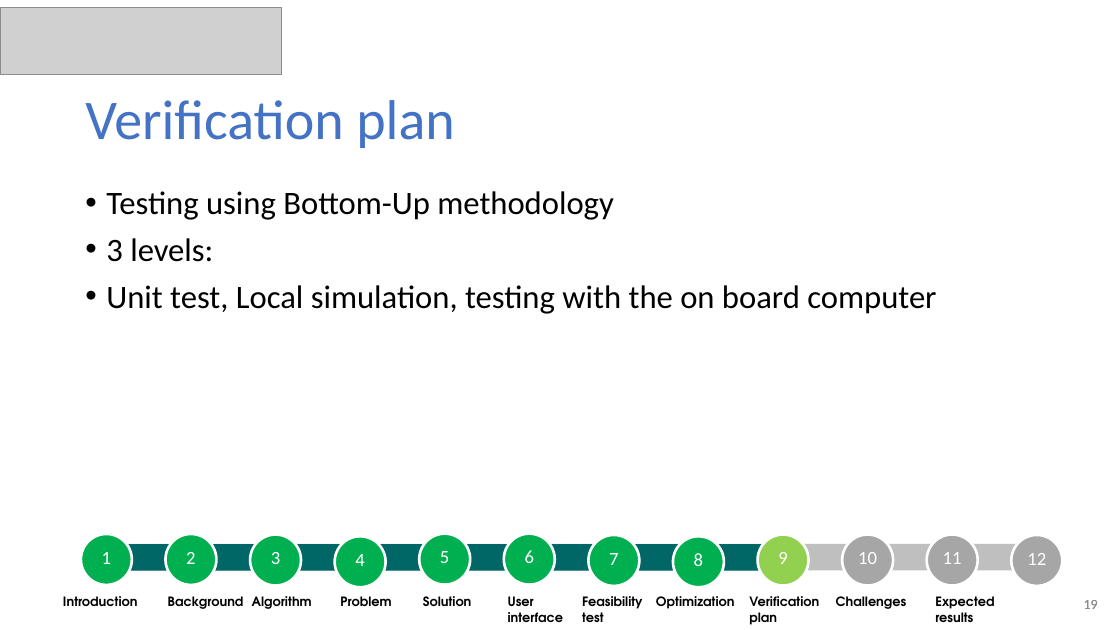
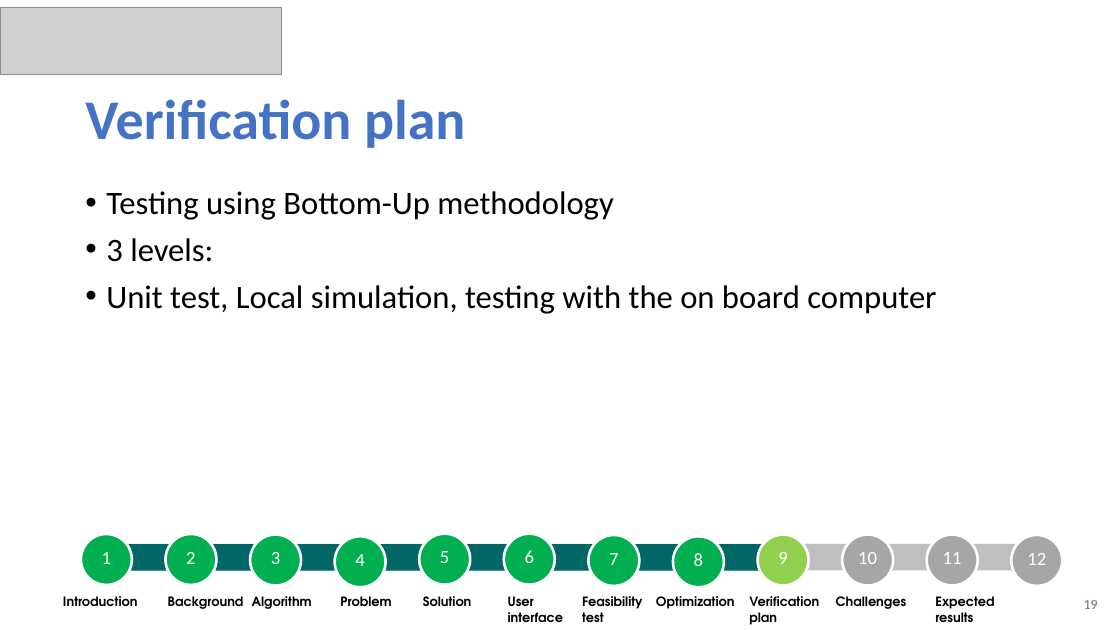
Before and after one commit to ommersh/Final-Project, a slide deck: slide 19 of Capstone Project Phase A–23-2-D-17.pptx. Drawn at 1120x630 pixels with LibreOffice and Linux fonts; fonts in the diff are those of the drawing; grey boxes stand for pictures. Boxes give left, top, right and bottom in pixels: in the first picture for what was removed or moved away, otherwise in the second. Text is boxed around its words. In the diff, an @@ line names an element or a change of style, - is before the commit and + after.

```diff
--- a/Capstone Project Phase A–23-2-D-17.pptx
+++ b/Capstone Project Phase A–23-2-D-17.pptx
@@ title "Verification plan" at bbox=[85, 99, 465, 148]: bold on @@
```
Also in this commit, not shown: 22 other slides changed.
